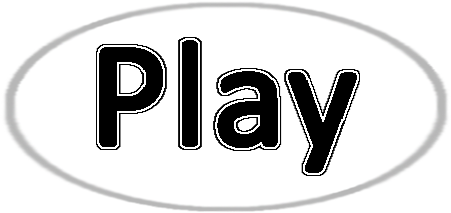
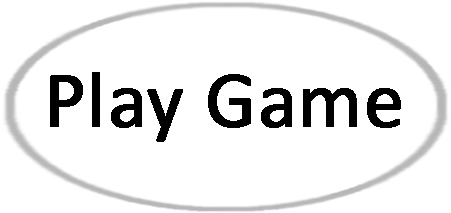
Layered file, before and after one edit (451×213). Changes by layer:
added layer "Play Game" above "Play" over [50, 72, 401, 142]
hid "Play" over [96, 37, 360, 176]
